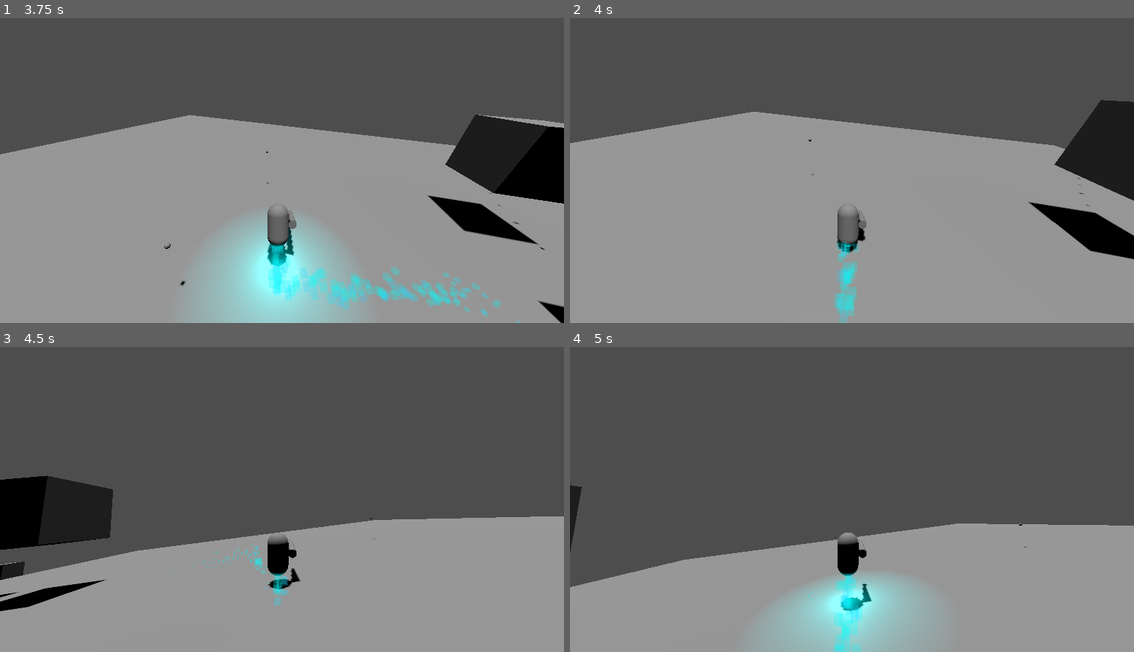
Above: before the commit, frames 1-4 (two rows, left to right).
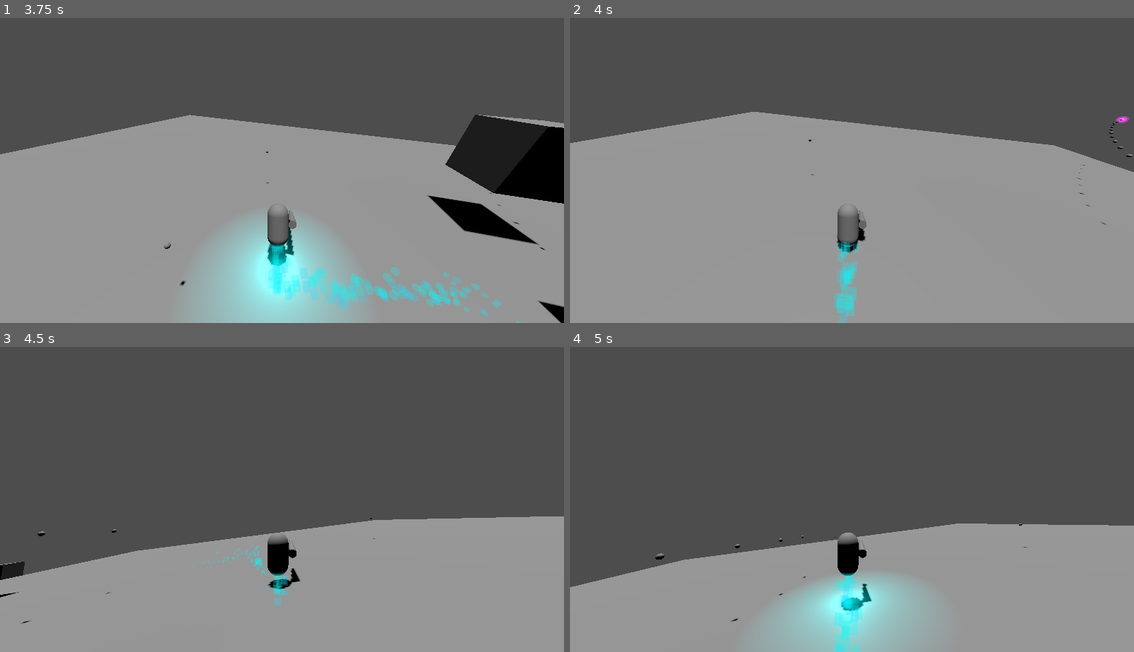
Above: after the commit, the same moments.

Repository: GameDevWeek-2023/ON_VeilBreak
Game: Godot game, scene res://Base.tscn
Same seed, same stepped clock (60 frames per second), same inputs: the game is played once before the commit and once after it.
Inputs (mouse positions are in pixels of both pictures, inside the frame that each line leads up to):
- Up to frame 1 (3.75 s): move the mouse to (310, 164) at 0.52 s; press the mouse at (310, 164) at 0.53 s; hold W (move_forward) from 0.53 s (still down); move the mouse to (253, 164) at 1.27 s; release the mouse at (253, 164) at 1.28 s; click (253, 164) at 1.35 s; move the mouse to (293, 158) at 2.02 s; press the mouse at (293, 158) at 2.03 s; move the mouse to (276, 170) at 2.77 s; release the mouse at (276, 170) at 2.78 s; click (276, 170) at 2.85 s; move the mouse to (321, 167) at 3.52 s; press the mouse at (321, 167) at 3.53 s
- Up to frame 2 (4 s): keep holding W (move_forward)
- Up to frame 3 (4.5 s): keep holding W (move_forward); move the mouse to (236, 490) at 4.27 s; release the mouse at (236, 490) at 4.28 s; click (236, 490) at 4.35 s
- Up to frame 4 (5 s): keep holding W (move_forward)

Frame 1 is identical in both runs. In frame 2, 4.5% of the frame differs, in the area x 81-100%, y 26-80%; in frame 3, 4.7%, in the area x 0-21%, y 42-91%; in frame 4, 0.3%.

Commit message:
Marked magic turret as enemy

Diff:
--- a/monster/magic_turret.tscn
+++ b/monster/magic_turret.tscn
@@ -6,6 +6,7 @@
 
 [node name="magic_turret" type="Node3D" node_paths=PackedStringArray("user", "muzzle")]
 script = ExtResource("1_q70mv")
+team = 1
 projectile = ExtResource("2_0vgkv")
 user = NodePath(".")
 cooldown = 0.1
